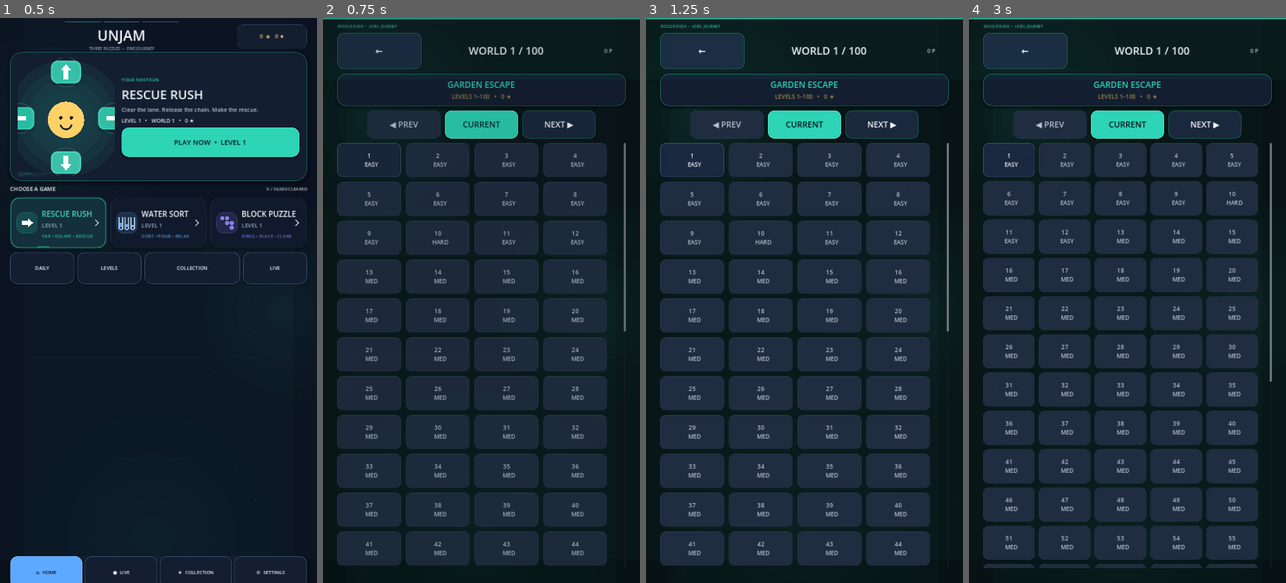
Above: before the commit, frames 1-4 (left to right).
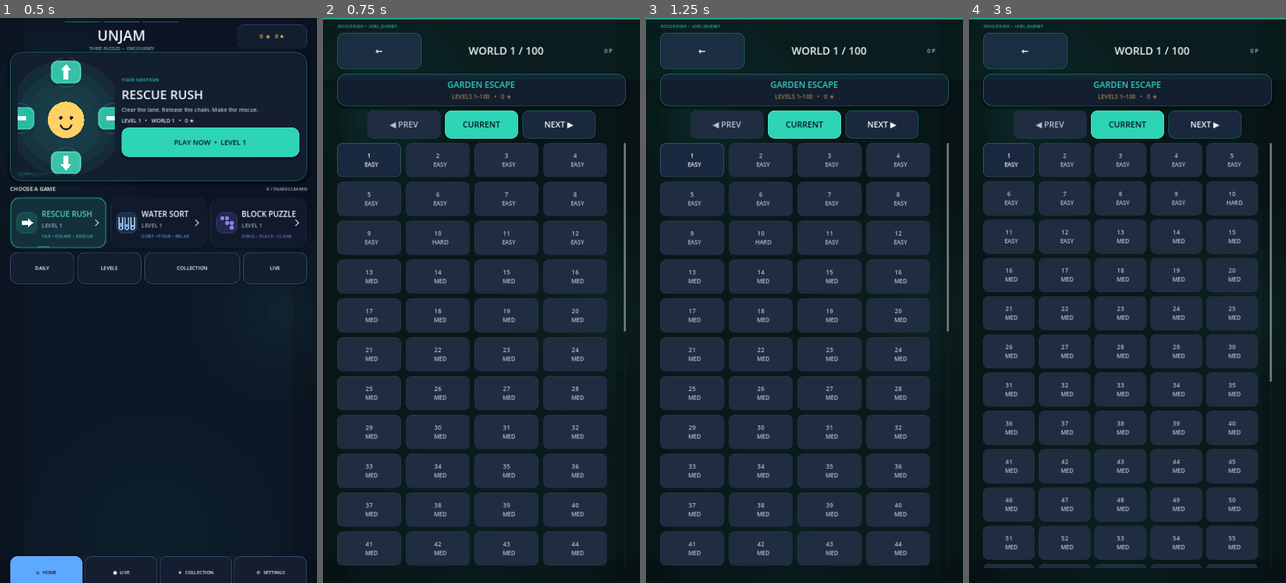
Above: after the commit, the same moments.

Repository: eghosa001/unjam
Game: Godot game, scene res://scenes/Main.tscn
Two runs of this game, one before a commit and one after it. Both use one fixed random seed, a clock stepped at 60 frames per second and the inputs below.
Inputs:
- Up to frame 1 (0.5 s): no input
- Up to frame 2 (0.75 s): click "PLAY NOW • LEVEL 1" at 0.5 s
- Up to frame 3 (1.25 s): no input
- Up to frame 4 (3 s): click "1 EASY" at 1.25 s; click "GOT IT — PLAY" at 2 s; click "←" at 2.75 s

Frame 1 is identical in both runs. In frame 2, 0.6% of the frame differs, in the area x 14-79%, y 5-25%; in frame 3, less than 0.1%; in frame 4, less than 0.1%.

Commit message:
feat: honor reduced motion preference

Diff:
--- a/scripts/ui/motion_director.gd
+++ b/scripts/ui/motion_director.gd
@@ -44,7 +44,10 @@
 func _animate_surface_in(target: Control) -> void:
 	# Navigation may fade, but the screen itself must remain geometrically fixed.
 	# Moving/scaling the root reads as a whole-screen vibration on phones.
+	if bool(SaveManager.data.get("reduced_motion", false)):
+		target.modulate = Color.WHITE
+		return
 	var final_modulate := target.modulate
-	target.modulate = Color(final_modulate.r, final_modulate.g, final_modulate.b, final_modulate.a * 0.86)
+	target.modulate = Color(final_modulate.r, final_modulate.g, final_modulate.b, final_modulate.a * 0.88)
 	var tween := target.create_tween().set_trans(Tween.TRANS_CUBIC).set_ease(Tween.EASE_OUT)
-	tween.tween_property(target, "modulate", final_modulate, 0.14)
+	tween.tween_property(target, "modulate", final_modulate, 0.16)
